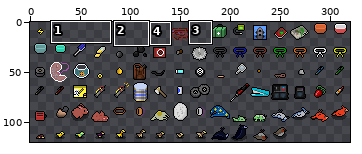
Two states of a sprite sheet, gfx/MshockXotto+/small.png. The picture above shows the old version from afar; the outline marks the close-up.
Close-up. Earlier state:
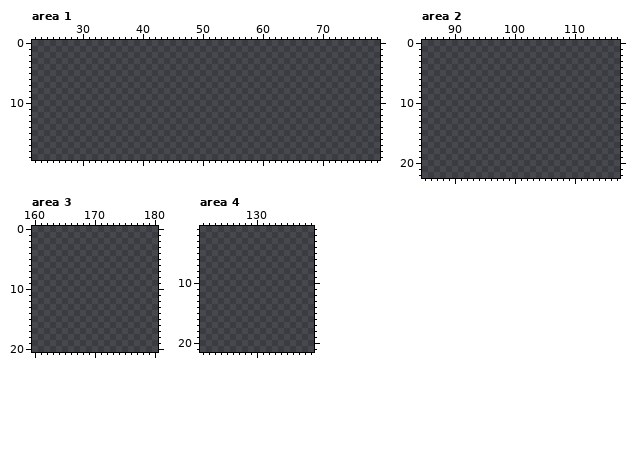
The file is 320x120 pixels. Pixels under 10% opacity are left out. Colours within 5 levels of each other are drawn and written as one. Shown: area 1: x 22..79, y 0..19; area 2: x 85..117, y 0..22; area 3: x 160..180, y 0..20; area 4: x 121..139, y 1..21. The old version is drawn lined up with the new one. The commit also changed other parts of the picture, which this record leaves out.
The same view after the edit:
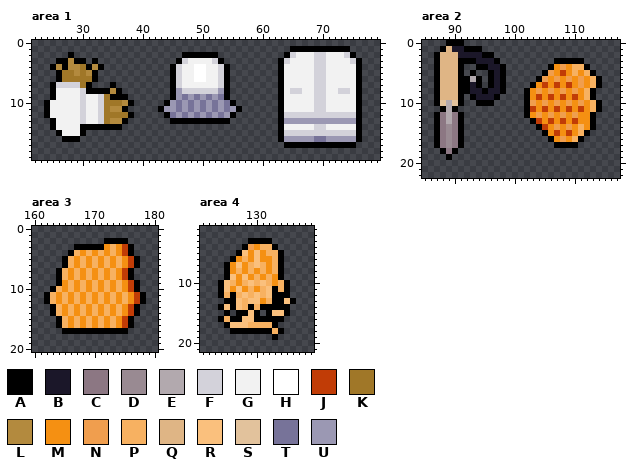
Palette (. is transparent): A #000000  B #1b1729  C #8c7783  D #998a92  E #b2a9ae  F #d3d2da  G #f2f2f2  H #ffffff  J #c13c06  K #a07728  L #b38a3e  M #f59012  N #f09e4e  P #f7b161  Q #dfb585  R #fac07d  S #e2c29c  T #777399  U #9b98b3
From old to new:
drawings rearranged on the sheet (the old picture shows each at its new place)
Changed rows in their new state; - is an unchanged pixel.
Area 1:
first column x 24:
 1 -----------------------------------------AAAAAAAAAA--
 2 ----A------------------AAAAAA-----------AFGGGFFGGGFA-
 3 --AALAA-A-------------AFGGGGFA---------AFGGGGFFGGGGFA
 4 -ALALLKALA-----------AFGGHHGGFA--------AGGGGGFFGGGGGA
 5 --AKKLKLA------------AFGGHHGGFA--------AGGGGGFFGGGGGA
 6 --AKKKKKA------------AFGGHHGGFA--------AGGGGGFFGGGGGA
 7 -AFFFFKA---A---------AFGGGGGGFA--------AGGGGGFFGGGGGA
 8 -AGGGGFAAAALA--------AUFFFFFFUA--------AGFFGGFFGGFFGA
 9 -AGGGGFGGFKAAA-------AUTUTUTUTA--------AGGGGGFFGGGGGA
10 AGGGGGFGGFKKKLA-----AUTUTUTUTUTA-------AGGGGGFFGGGGGA
11 AGGGGGFGGFKLLA-----AUUTUTUTUTUTUA------AGGGGGFFGGGGGA
12 AGGGGGFGGFKKKKA-----ATUTUTUTUTUA-------AFFFFFFFFFFFFA
13 -AGGGGFGGFKLLA-------AAAAAAAAAA--------AUUUUUUUUUUUUA
14 -AGGGGAAAAAAA--------------------------AGGGGGFFGGGGGA
15 --AGGGA--------------------------------AFFFFFFFFFFFFA
16 ---AAA---------------------------------AUUUUUTTUUUUUA
17 ----------------------------------------AAAAAAAAAAAA-
Area 2:
first column x 87:
 0 --AAA-----------------------
 1 -AQBBAAA--------------------
 2 AQQQBBBBAA------------------
 3 AQQQAAABBBA---------AAAAA---
 4 AQQQA--AABBA-------AMNMPPA--
 5 AQQQA-A--ABA------ANMJMPMPA-
 6 AQQQAAEA-ABA-----ANMNMNMNMPA
 7 AQQQAABA-ABA----AMJMJMJMNMPA
 8 AQQQAABBABBA---AMNMNMNMNMPA-
 9 AQQQA-ABBBA----AMJMJMJMJMPA-
10 ASESA--AAA-----ANMNMNMNMNMPA
11 -AEA-----------AJMJMJMJMJMPA
12 ACECA----------AMNMNMNMNMMA-
13 ACECA-----------AJMJMJMJMMA-
14 ACDCA------------AJMNMNMPMA-
15 ACDCA-------------AMJMJMPA--
16 ACDCA--------------AMNMPA---
17 ACDCA---------------AAAA----
18 -ACA------------------------
19 --A-------------------------
Area 3:
first column x 162:
 2 ----------AAAA---
 3 -----AAAAAMPMJA--
 4 ----APMPMPMPMJA--
 5 ---APMPMPMPMPMJA-
 6 ---APMPMPMPMPMJA-
 7 --APMPMPMPMPMJA--
 8 --APMPMPMPMPMJA--
 9 --AMPMPMPMPMPMJA-
10 -APMPMPMPMPMPMJA-
11 APMPMPMPMPMPMPMJA
12 APMPMPMPMPMPMPMJA
13 -APMPMPMPMPMPMJA-
14 -APMPMPMPMPMPMJA-
15 --APMPMPMPMPMJA--
16 --APMPMPMPMPMJA--
17 ---AAAAAAAAAAA---
Area 4:
first column x 124:
 3 -----AAAA----
 4 ----ANMPPA---
 5 ---ARMRMPPA--
 6 --AMPMRMMPA--
 7 -AMRMPRPMPA--
 8 -AMPMPMPMPA--
 9 -ARMRMPMPMA--
10 ARPMPRPRPMPA-
11 ARMRMPMPRAPA-
12 APAPRPRPRAAA-
13 -AARPRRMPAARA
14 ARARPAPAAAAA-
15 -A-AARA-ARRA-
16 APAARRAAAAA--
17 -ARRRPPPPA---
18 --AAAAAAAPA--
19 ---------A---
Pixel boxes of the changes (left, top, right, bottom) in both close-ups:
added: (278, 46, 362, 148)
added: (44, 52, 134, 142)
added: (158, 52, 242, 124)
added: (434, 40, 602, 160)
added: (44, 238, 146, 334)
added: (218, 238, 296, 340)
